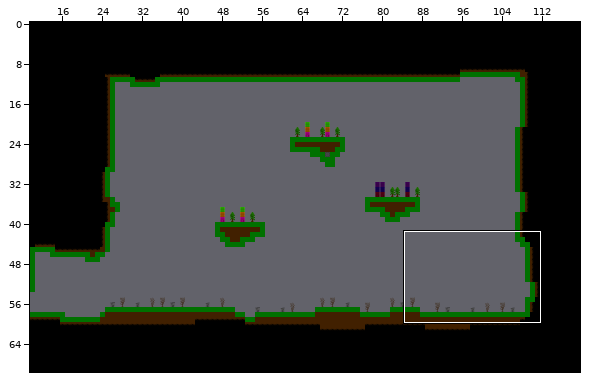
Tiled map, stored at assets/maps/newroom.tmx. Above, an overview of the earlier version with the close-up marked.
Close-up. The starting point:
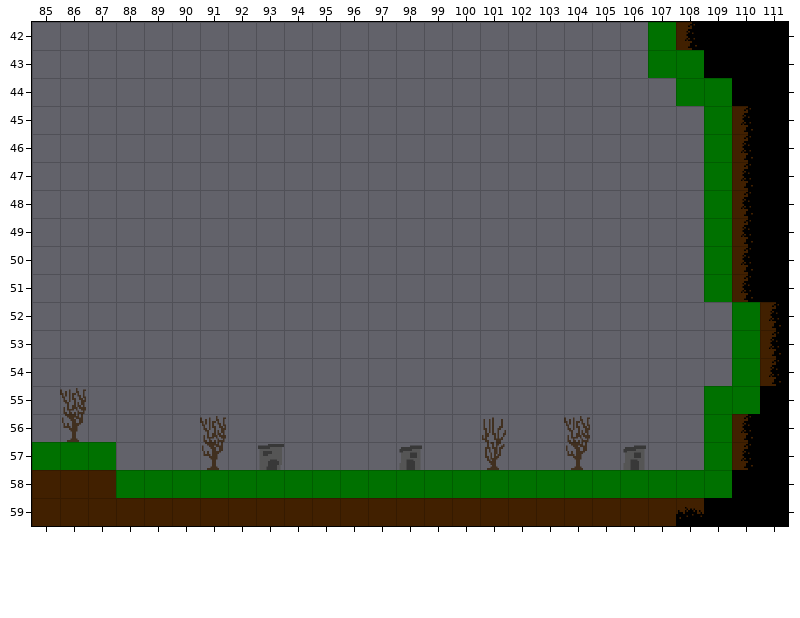
Cells are 32x32 px. Shown: x 85..111, y 42..59. The commit also changed other parts of the map, which this record leaves out.
And afterwards:
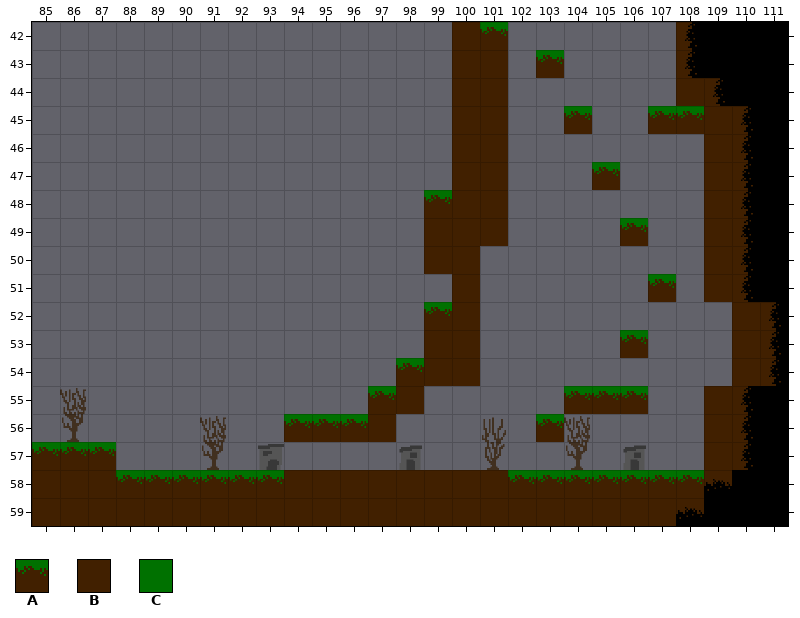
Key: from "terrain": A 0, B 1, C 7.
_ is an empty cell, # one hidden under a higher layer.
Changes in this commit:
Layer "main":
y 42: x 100..101 __ -> BA; x 107 # -> _
y 43: x 100..101 __ -> BB; x 103 _ -> A; x 107 # -> _
y 44: x 100..101 __ -> BB
y 45: x 100..101 __ -> BB; x 104 _ -> A; x 107..108 __ -> AA
y 46: x 100..101 __ -> BB
y 47: x 100..101 __ -> BB; x 105 _ -> A
y 48: x 99..101 ___ -> ABB
y 49: x 99..101 ___ -> BBB; x 106 _ -> A
y 50: x 99..100 __ -> BB
y 51: x 100 _ -> B; x 107 _ -> A
y 52: x 99..100 __ -> AB
y 53: x 99..100 __ -> BB; x 106 _ -> A
y 54: x 98..100 ___ -> ABB
y 55: x 97..98 __ -> AB; x 104..106 ___ -> AAA
y 56: x 94..97 ____ -> AAAB; x 103 _ -> A
y 58: x 94..101 ######## -> BBBBBBBB
Layer "collide" (now hidden):
y 42: x 107 C -> _
y 43: x 107..108 CC -> __
y 44: x 108..109 CC -> __
y 45..51: x 109 C -> _
y 52..54: x 110 C -> _
y 55: x 109..110 CC -> __
y 56: x 109 C -> _
y 57: x 85..87 CCC -> ___; x 109 C -> _
y 58: x 88..109 CCCCCCCCCCCCCCCCCCCCCC -> ______________________
Pixel boxes of the changes (left, top, right, bottom) in both close-ups:
changed: (32, 22, 760, 498)
